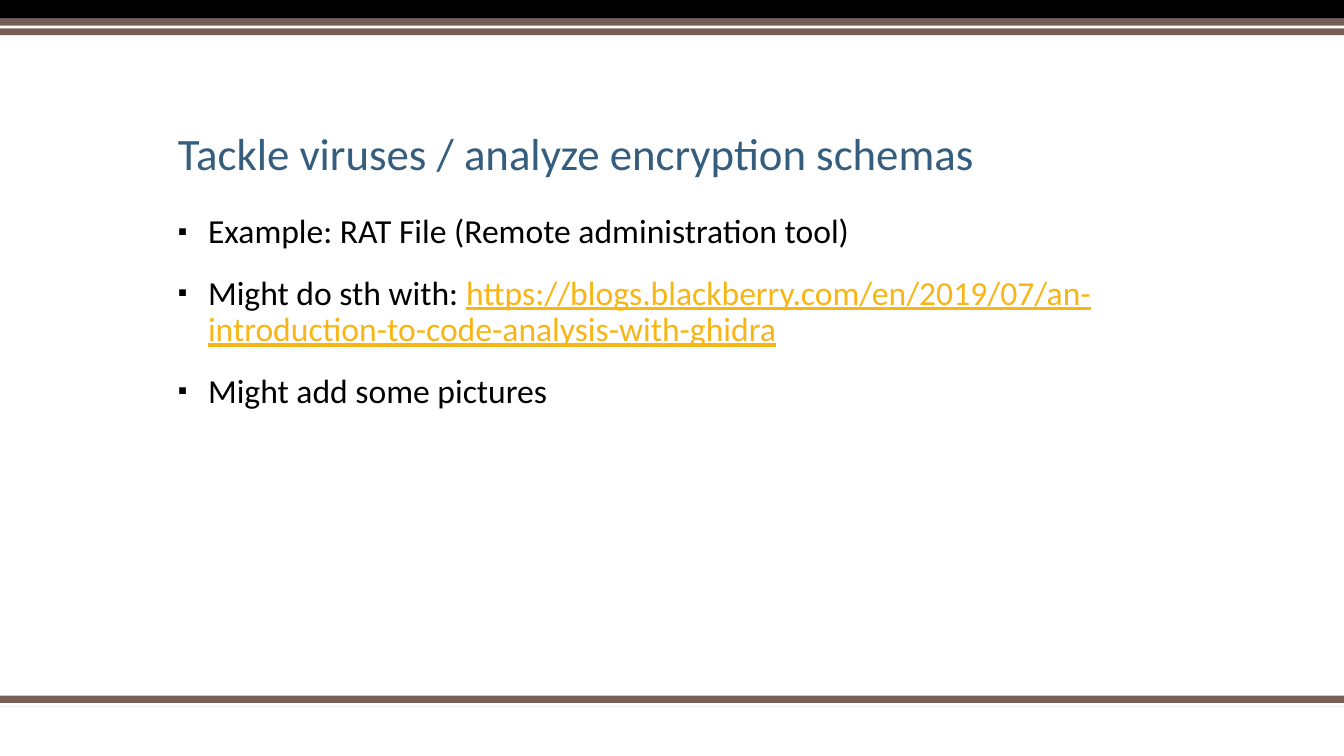
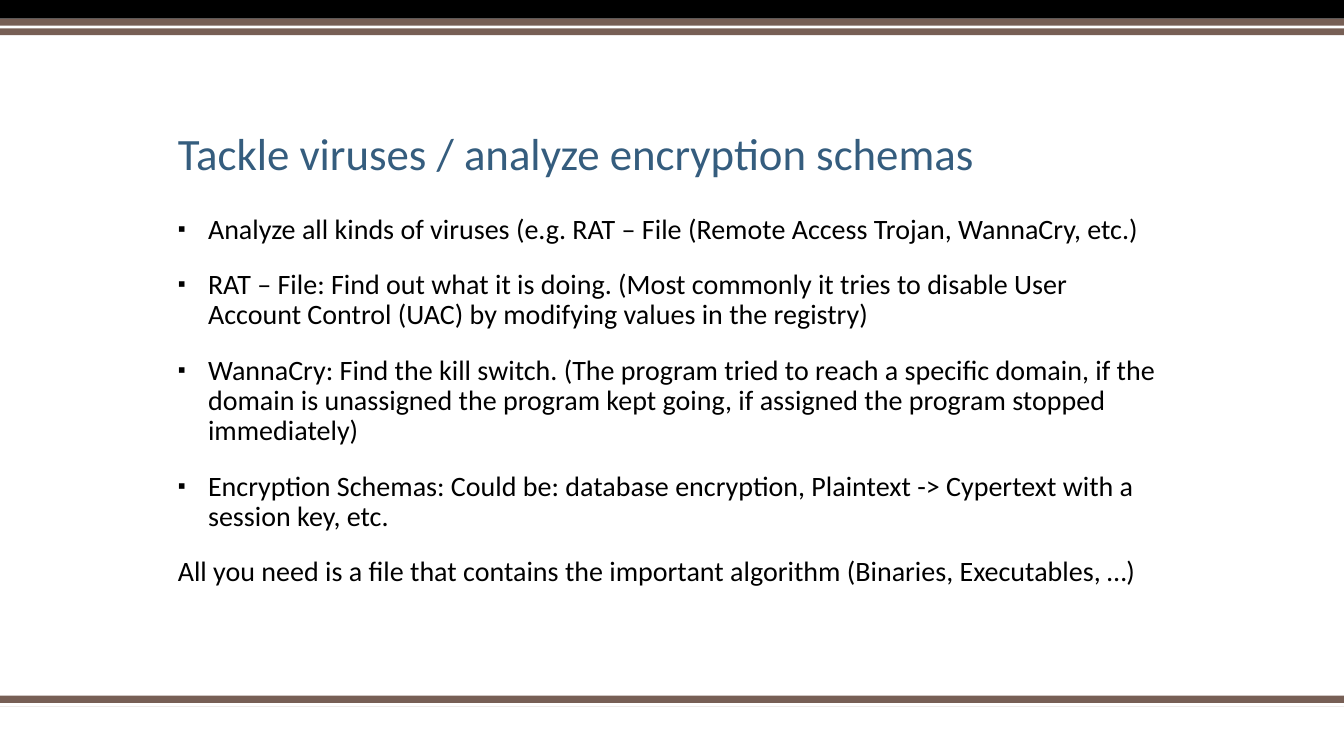
Before and after one commit to sebivenlo/ESDE_2021_Ghidra, a slide deck: slide 13 of Reverse Engineering.pptx. Drawn at 1344x756 pixels with LibreOffice and Linux fonts; fonts in the diff are those of the drawing; background and template pictures are left out. Boxes give left, top, right and bottom in pixels: in the first picture for what was removed or moved away, otherwise in the second. Text is boxed around its words. In the diff, an @@ line names an element or a change of style, - is before the commit and + after.

Commit message:
updated viruses/encryption schema part

```diff
--- a/Reverse Engineering.pptx
+++ b/Reverse Engineering.pptx
@@ text at bbox=[178, 218, 1155, 586]: text changed; size 24 to 20 pt; text colour #F7B615 to #000000 @@
-▪ Example: RAT File (Remote administration tool)
-▪ Might do sth with: https://blogs.blackberry.com/en/2019/07/an-introduction-to-code-analysis-with-ghidra
-▪ Might add some pictures
+▪ Analyze all kinds of viruses (e.g. RAT – File (Remote Access Trojan, WannaCry, etc.)
+▪ RAT – File: Find out what it is doing. (Most commonly it tries to disable User Account Control (UAC) by modifying values in the registry)
+▪ WannaCry: Find the kill switch. (The program tried to reach a specific domain, if the domain is unassigned the program kept going, if assigned the program stopped immediately)
+▪ Encryption Schemas: Could be: database encryption, Plaintext -> Cypertext with a session key, etc.
+All you need is a file that contains the important algorithm (Binaries, Executables, …)
```
Also in this commit, not shown: 1 other slide changed.
